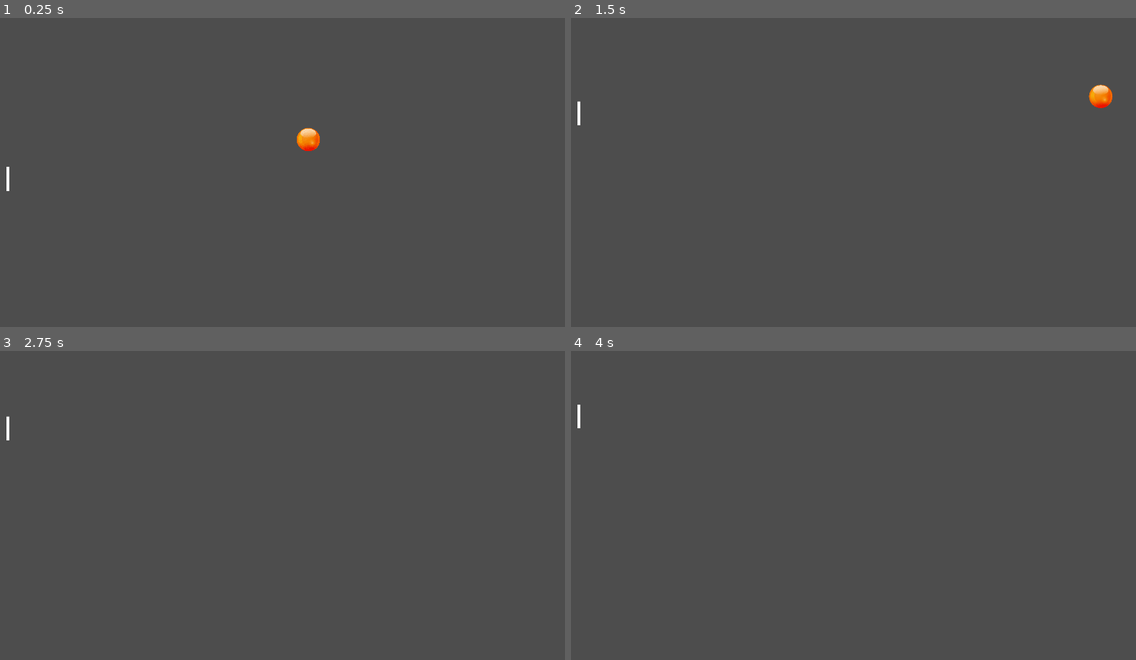
Above: before the commit, frames 1-4 (two rows, left to right).
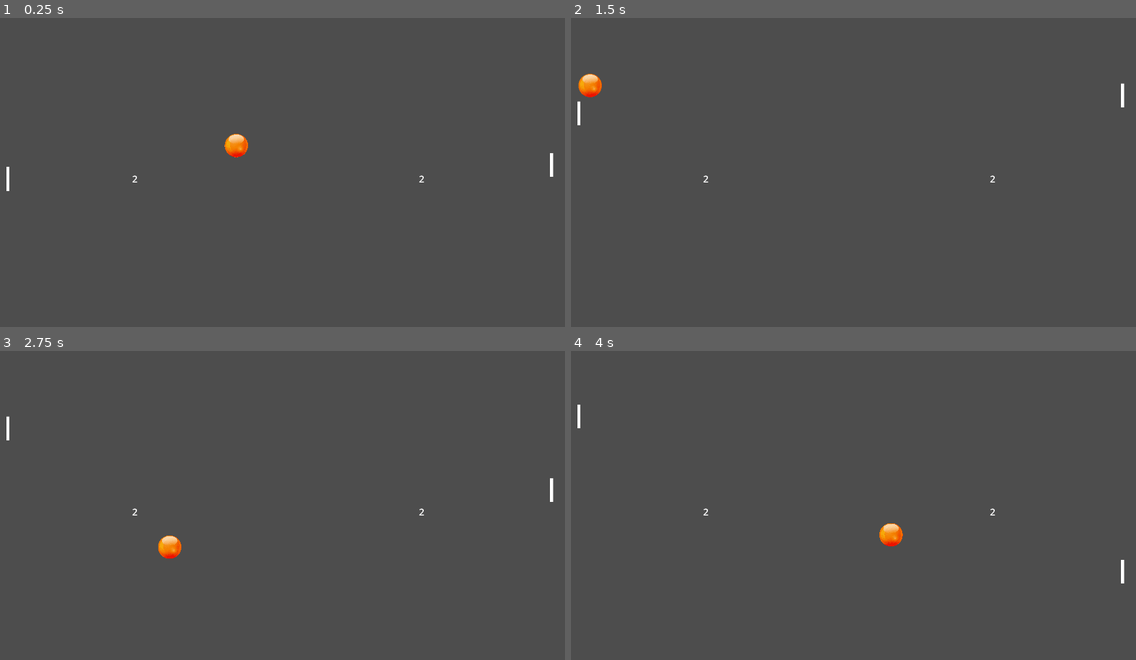
Above: after the commit, the same moments.

Repository: GabrielGallegosG/pong-in-godot
Game: Godot game, scene res://level.tscn
Two runs of this game, one before a commit and one after it. Both use one fixed random seed, a clock stepped at 60 frames per second and the inputs below.
Inputs:
- Up to frame 1 (0.25 s): no input
- Up to frame 2 (1.5 s): hold Up (ui_up) 0.53-1.28 s; hold Down (ui_down) from 1.28 s (still down)
- Up to frame 3 (2.75 s): release Down (ui_down) at 2.03 s; hold Up (ui_up) from 2.03 s (still down)
- Up to frame 4 (4 s): release Up (ui_up) at 3.53 s; hold Down (ui_down) from 3.53 s (still down)

The runs differ from the first frame. In frame 1, 0.6% of the frame differs, in the area x 23-98%, y 35-54%; in frame 2, 0.6%, in the area x 1-98%, y 18-54%; in frame 3, 0.3%; in frame 4, 0.3%.

Commit message:
Opponent and score markers created

Diff:
--- a/ball.gd
+++ b/ball.gd
@@ -6,7 +6,9 @@
 
 func _ready():
 	randomize()
+	reset_ball()
 
+func reset_ball():
 	speed = 600
 	direction.x = [-1, 1][randi() % 2]
 	direction.y = [-0.8, 0.8][randi() % 2]
--- /dev/null
+++ b/level.gd
@@ -0,0 +1,24 @@
+extends Node2D
+
+var playerScore = 0
+var opponentScore = 0
+
+func _process(delta):
+	$PlayerScore.text = str(playerScore)
+	$OpponentScore.text = str(opponentScore)
+
+func _restart_game():
+	$Ball.is_moving = false
+	$Ball.direction = Vector2.ZERO
+	$Ball.position = Vector2(960, 540)
+	$Ball.reset_ball()
+
+
+func _on_players_arch_body_entered(body):
+	opponentScore += 1
+	_restart_game()
+
+
+func _on_enemys_arch_2_body_entered(body):
+	playerScore += 1
+	_restart_game()
--- a/level.tscn
+++ b/level.tscn
@@ -1,6 +1,8 @@
-[gd_scene load_steps=5 format=3 uid="uid://bv6ijjudlkxnp"]
+[gd_scene load_steps=7 format=3 uid="uid://bv6ijjudlkxnp"]
 
+[ext_resource type="Script" path="res://level.gd" id="1_f2edo"]
 [ext_resource type="PackedScene" uid="uid://bfxy4n6v11tym" path="res://player.tscn" id="1_v0x24"]
+[ext_resource type="Script" path="res://opponent.gd" id="2_0rteb"]
 [ext_resource type="PackedScene" uid="uid://cqqlpdk88u1k0" path="res://ball.tscn" id="2_qjm1b"]
 
 [sub_resource type="RectangleShape2D" id="RectangleShape2D_fpewv"]
@@ -10,6 +12,7 @@
 size = Vector2(50, 1080)
 
 [node name="Level" type="Node2D"]
+script = ExtResource("1_f2edo")
 
 [node name="TopWall" type="StaticBody2D" parent="."]
 
@@ -40,6 +43,33 @@
 [node name="Player" parent="." instance=ExtResource("1_v0x24")]
 position = Vector2(50, 500)
 
+[node name="Opponent" parent="." instance=ExtResource("1_v0x24")]
+position = Vector2(1870, 500)
+script = ExtResource("2_0rteb")
+
 [node name="Ball" parent="." instance=ExtResource("2_qjm1b")]
 position = Vector2(911, 528)
 scale = Vector2(0.1, 0.1)
+
+[node name="PlayerScore" type="Label" parent="."]
+offset_right = 960.0
+offset_bottom = 1080.0
+theme_override_font_sizes/font_size = 32
+text = "Player score
+"
+horizontal_alignment = 1
+vertical_alignment = 1
+
+[node name="OpponentScore" type="Label" parent="."]
+custom_minimum_size = Vector2(960, 1080)
+offset_left = 960.0
+offset_right = 1920.0
+offset_bottom = 1080.0
+theme_override_font_sizes/font_size = 32
+text = "Opponent score
+"
+horizontal_alignment = 1
+vertical_alignment = 1
+
+[connection signal="body_entered" from="Player\'sArch" to="." method="_on_players_arch_body_entered"]
+[connection signal="body_entered" from="Enemy\'sArch2" to="." method="_on_enemys_arch_2_body_entered"]
--- /dev/null
+++ b/opponent.gd
@@ -0,0 +1,18 @@
+extends CharacterBody2D
+
+var speed = 600
+@onready var ball = get_parent().find_child("Ball")
+
+func _physics_process(delta):
+	var direction = Vector2(0, _get_direction())
+	velocity = direction * speed
+	move_and_collide(velocity * delta)
+
+func _get_direction():
+	if abs(ball.position.y - position.y) > 0:
+		if ball.position.y > position.y:
+			return 1
+		else:
+			return -1
+	else:
+		return 0
--- a/player.gd
+++ b/player.gd
@@ -5,7 +5,7 @@
 func _get_input():
 	var input_direction = Input.get_axis("ui_up", "ui_down")
 	velocity.y = input_direction * speed
+	return velocity
 
-func _physics_process(_delta):
-	_get_input()
-	move_and_slide()
+func _physics_process(delta):
+	move_and_collide(_get_input() * delta)
